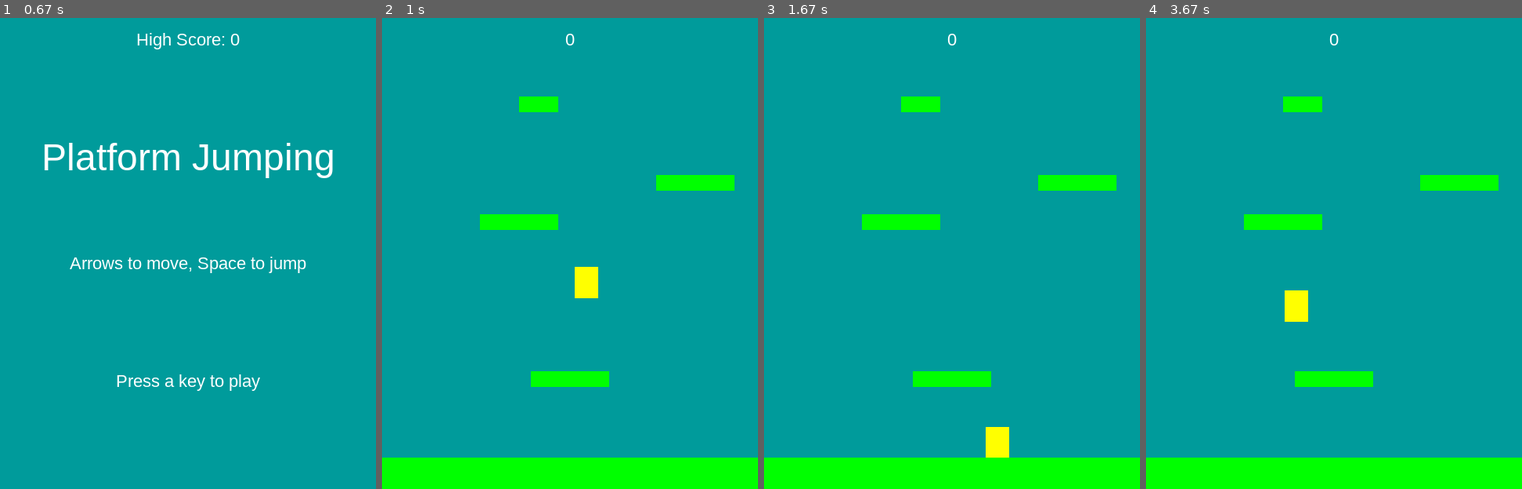
Above: before the commit, frames 1-4 (left to right).
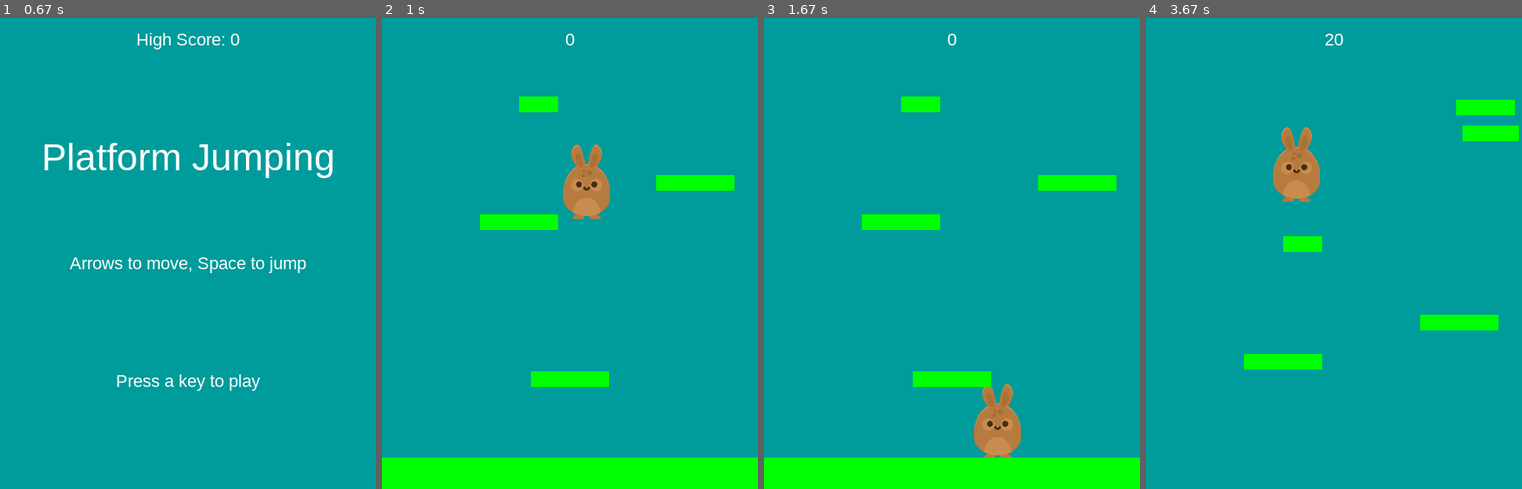
Above: after the commit, the same moments.

Repository: AnneDrottning/Pygame_PlatformJumping
Game: pygame game, started from main.py
Two runs of this game, one before a commit and one after it. Both use one fixed random seed, a clock stepped at 60 frames per second and the inputs below.
Inputs:
- Up to frame 1 (0.67 s): hold Right from 0.33 s (still down)
- Up to frame 2 (1 s): release Right at 0.8 s; hold Right from 0.83 s (still down)
- Up to frame 3 (1.67 s): release Right at 1.3 s; hold Left from 1.33 s (still down)
- Up to frame 4 (3.67 s): release Left at 1.87 s; hold Left 1.9-2.3 s; hold Right 2.33-2.97 s; hold Left 3-3.47 s; tap Space at 3.07, 3.37, 3.57 s; hold Right from 3.5 s (still down)

Frame 1 is identical in both runs. In frame 2, 1.8% of the frame differs, in the area x 48-61%, y 26-60%; in frame 3, 1.4%; in frame 4, 14%, in the area x 0-100%, y 3-100%.

Commit message:
Added a bunny character to the sprite

Diff:
--- a/constants.py
+++ b/constants.py
@@ -2,12 +2,13 @@
 # platform game that we are developing.
 
 # Game-screen:
-WIDTH     = 480
-HEIGHT    = 600
-FPS       =  60
-TITLE     = "Platform Jumping"
-FONT_NAME = 'arial'
-HS_FILE   = "highscore.txt"
+WIDTH       = 480
+HEIGHT      = 600
+FPS         =  60
+TITLE       = "Platform Jumping"
+FONT_NAME   = 'arial'
+HS_FILE     = "highscore.txt"
+SPRITESHEET = "spritesheet_jumper.png"
 
 # Colours:
 WHITE     = (255, 255, 255)
@@ -31,3 +32,11 @@
             (125, HEIGHT - 350, 100, 20),
             (350, 200, 100, 20),
             (175, 100, 50, 20)]
+
+# SPRITES:
+BUNNY_READY = [614, 1063, 120, 191]
+BUNNY_STAND = [690,  406, 120, 201]
+BUNNY_WALK1 = [678,  860, 120, 201]
+BUNNY_WALK2 = [692, 1458, 120, 207]
+BUNNY_JUMP  = [382,  763, 150, 181]
+BUNNY_HURT  = [382,  946, 150, 174]
--- /dev/null
+++ b/img/spritesheet_jumper.xml
@@ -0,0 +1,119 @@
+<TextureAtlas imagePath="sprites.png">
+	<SubTexture name="bronze_1.png" x="707" y="296" width="84" height="84"/>
+	<SubTexture name="bronze_2.png" x="826" y="206" width="66" height="84"/>
+	<SubTexture name="bronze_3.png" x="899" y="116" width="50" height="84"/>
+	<SubTexture name="bronze_4.png" x="670" y="406" width="14" height="84"/>
+	<SubTexture name="bubble.png" x="0" y="1662" width="211" height="215"/>
+	<SubTexture name="bunny1_hurt.png" x="382" y="946" width="150" height="174"/>
+	<SubTexture name="bunny1_jump.png" x="382" y="763" width="150" height="181"/>
+	<SubTexture name="bunny1_ready.png" x="614" y="1063" width="120" height="191"/>
+	<SubTexture name="bunny1_stand.png" x="690" y="406" width="120" height="201"/>
+	<SubTexture name="bunny1_walk1.png" x="678" y="860" width="120" height="201"/>
+	<SubTexture name="bunny1_walk2.png" x="692" y="1458" width="120" height="207"/>
+	<SubTexture name="bunny2_hurt.png" x="411" y="1866" width="150" height="174"/>
+	<SubTexture name="bunny2_jump.png" x="416" y="1660" width="150" height="181"/>
+	<SubTexture name="bunny2_ready.png" x="581" y="1265" width="121" height="191"/>
+	<SubTexture name="bunny2_stand.png" x="584" y="0" width="121" height="201"/>
+	<SubTexture name="bunny2_walk1.png" x="584" y="203" width="121" height="201"/>
+	<SubTexture name="bunny2_walk2.png" x="678" y="651" width="121" height="207"/>
+	<SubTexture name="cactus.png" x="707" y="134" width="117" height="160"/>
+	<SubTexture name="carrot.png" x="820" y="1733" width="78" height="70"/>
+	<SubTexture name="carrot_gold.png" x="814" y="1661" width="78" height="70"/>
+	<SubTexture name="carrots.png" x="812" y="554" width="54" height="49"/>
+	<SubTexture name="cloud.png" x="0" y="1152" width="260" height="134"/>
+	<SubTexture name="coin_bronze.png" x="329" y="1390" width="60" height="61"/>
+	<SubTexture name="coin_gold.png" x="244" y="1981" width="61" height="61"/>
+	<SubTexture name="coin_silver.png" x="307" y="1981" width="61" height="61"/>
+	<SubTexture name="flame.png" x="900" y="1733" width="41" height="80"/>
+	<SubTexture name="flyMan_fly.png" x="566" y="510" width="122" height="139"/>
+	<SubTexture name="flyMan_jump.png" x="568" y="1534" width="122" height="135"/>
+	<SubTexture name="flyMan_stand.png" x="568" y="1671" width="122" height="139"/>
+	<SubTexture name="flyMan_still_fly.png" x="692" y="1667" width="120" height="132"/>
+	<SubTexture name="flyMan_still_jump.png" x="698" y="1801" width="120" height="128"/>
+	<SubTexture name="flyMan_still_stand.png" x="707" y="0" width="120" height="132"/>
+	<SubTexture name="gold_1.png" x="698" y="1931" width="84" height="84"/>
+	<SubTexture name="gold_2.png" x="829" y="0" width="66" height="84"/>
+	<SubTexture name="gold_3.png" x="897" y="1574" width="50" height="84"/>
+	<SubTexture name="gold_4.png" x="645" y="651" width="15" height="84"/>
+	<SubTexture name="grass1.png" x="868" y="1877" width="58" height="57"/>
+	<SubTexture name="grass2.png" x="784" y="1931" width="82" height="70"/>
+	<SubTexture name="grass_brown1.png" x="534" y="1063" width="58" height="57"/>
+	<SubTexture name="grass_brown2.png" x="801" y="752" width="82" height="70"/>
+	<SubTexture name="ground_cake.png" x="0" y="576" width="380" height="94"/>
+	<SubTexture name="ground_cake_broken.png" x="0" y="0" width="380" height="94"/>
+	<SubTexture name="ground_cake_small.png" x="218" y="1456" width="201" height="100"/>
+	<SubTexture name="ground_cake_small_broken.png" x="262" y="1152" width="200" height="100"/>
+	<SubTexture name="ground_grass.png" x="0" y="288" width="380" height="94"/>
+	<SubTexture name="ground_grass_broken.png" x="0" y="384" width="380" height="94"/>
+	<SubTexture name="ground_grass_small.png" x="213" y="1662" width="201" height="100"/>
+	<SubTexture name="ground_grass_small_broken.png" x="382" y="204" width="200" height="100"/>
+	<SubTexture name="ground_sand.png" x="0" y="672" width="380" height="94"/>
+	<SubTexture name="ground_sand_broken.png" x="0" y="1056" width="380" height="94"/>
+	<SubTexture name="ground_sand_small.png" x="208" y="1879" width="201" height="100"/>
+	<SubTexture name="ground_sand_small_broken.png" x="382" y="102" width="200" height="100"/>
+	<SubTexture name="ground_snow.png" x="0" y="768" width="380" height="94"/>
+	<SubTexture name="ground_snow_broken.png" x="0" y="480" width="380" height="94"/>
+	<SubTexture name="ground_snow_small.png" x="213" y="1764" width="201" height="100"/>
+	<SubTexture name="ground_snow_small_broken.png" x="382" y="306" width="200" height="100"/>
+	<SubTexture name="ground_stone.png" x="0" y="96" width="380" height="94"/>
+	<SubTexture name="ground_stone_broken.png" x="0" y="192" width="380" height="94"/>
+	<SubTexture name="ground_stone_small.png" x="382" y="408" width="200" height="100"/>
+	<SubTexture name="ground_stone_small_broken.png" x="232" y="1288" width="200" height="100"/>
+	<SubTexture name="ground_wood.png" x="0" y="960" width="380" height="94"/>
+	<SubTexture name="ground_wood_broken.png" x="0" y="864" width="380" height="94"/>
+	<SubTexture name="ground_wood_small.png" x="218" y="1558" width="200" height="100"/>
+	<SubTexture name="ground_wood_small_broken.png" x="382" y="0" width="200" height="100"/>
+	<SubTexture name="jetpack.png" x="563" y="1843" width="133" height="160"/>
+	<SubTexture name="jetpack_item.png" x="852" y="1089" width="65" height="77"/>
+	<SubTexture name="lifes.png" x="868" y="1936" width="52" height="71"/>
+	<SubTexture name="lighting_blue.png" x="895" y="453" width="55" height="114"/>
+	<SubTexture name="lighting_yellow.png" x="897" y="0" width="55" height="114"/>
+	<SubTexture name="mushroom_brown.png" x="814" y="1574" width="81" height="85"/>
+	<SubTexture name="mushroom_red.png" x="812" y="453" width="81" height="99"/>
+	<SubTexture name="particle_beige.png" x="563" y="2005" width="58" height="41"/>
+	<SubTexture name="particle_blue.png" x="852" y="1168" width="51" height="49"/>
+	<SubTexture name="particle_brown.png" x="820" y="1877" width="44" height="48"/>
+	<SubTexture name="particle_darkBrown.png" x="784" y="2003" width="54" height="43"/>
+	<SubTexture name="particle_darkGrey.png" x="826" y="1364" width="51" height="43"/>
+	<SubTexture name="particle_green.png" x="800" y="1003" width="48" height="46"/>
+	<SubTexture name="particle_grey.png" x="623" y="2005" width="38" height="41"/>
+	<SubTexture name="particle_pink.png" x="829" y="86" width="53" height="46"/>
+	<SubTexture name="portal_orange.png" x="0" y="1288" width="230" height="82"/>
+	<SubTexture name="portal_orangeParticle.png" x="262" y="1254" width="20" height="20"/>
+	<SubTexture name="portal_yellow.png" x="0" y="1372" width="230" height="82"/>
+	<SubTexture name="portal_yellowParticle.png" x="284" y="1254" width="20" height="20"/>
+	<SubTexture name="powerup_bubble.png" x="826" y="134" width="71" height="70"/>
+	<SubTexture name="powerup_bunny.png" x="826" y="1220" width="71" height="70"/>
+	<SubTexture name="powerup_empty.png" x="894" y="1661" width="71" height="70"/>
+	<SubTexture name="powerup_jetpack.png" x="820" y="1805" width="71" height="70"/>
+	<SubTexture name="powerup_wings.png" x="826" y="1292" width="71" height="70"/>
+	<SubTexture name="silver_1.png" x="584" y="406" width="84" height="84"/>
+	<SubTexture name="silver_2.png" x="852" y="1003" width="66" height="84"/>
+	<SubTexture name="silver_3.png" x="899" y="1219" width="50" height="84"/>
+	<SubTexture name="silver_4.png" x="662" y="651" width="14" height="84"/>
+	<SubTexture name="smoke.png" x="879" y="1364" width="51" height="48"/>
+	<SubTexture name="spikeBall1.png" x="534" y="763" width="142" height="148"/>
+	<SubTexture name="spikeBall_2.png" x="464" y="1122" width="148" height="141"/>
+	<SubTexture name="spikeMan_jump.png" x="736" y="1063" width="114" height="155"/>
+	<SubTexture name="spikeMan_stand.png" x="814" y="1417" width="90" height="155"/>
+	<SubTexture name="spikeMan_walk1.png" x="704" y="1256" width="120" height="159"/>
+	<SubTexture name="spikeMan_walk2.png" x="812" y="296" width="90" height="155"/>
+	<SubTexture name="spike_bottom.png" x="894" y="206" width="51" height="87"/>
+	<SubTexture name="spike_top.png" x="885" y="752" width="51" height="87"/>
+	<SubTexture name="spikes_bottom.png" x="147" y="1988" width="95" height="53"/>
+	<SubTexture name="spikes_top.png" x="232" y="1390" width="95" height="53"/>
+	<SubTexture name="spring.png" x="420" y="1558" width="145" height="77"/>
+	<SubTexture name="springMan_hurt.png" x="800" y="860" width="110" height="141"/>
+	<SubTexture name="springMan_stand.png" x="801" y="609" width="110" height="141"/>
+	<SubTexture name="spring_in.png" x="0" y="1988" width="145" height="57"/>
+	<SubTexture name="spring_out.png" x="434" y="1265" width="145" height="110"/>
+	<SubTexture name="sun1.png" x="534" y="913" width="142" height="148"/>
+	<SubTexture name="sun2.png" x="421" y="1390" width="148" height="142"/>
+	<SubTexture name="wingMan1.png" x="382" y="635" width="174" height="126"/>
+	<SubTexture name="wingMan2.png" x="0" y="1879" width="206" height="107"/>
+	<SubTexture name="wingMan3.png" x="0" y="1559" width="216" height="101"/>
+	<SubTexture name="wingMan4.png" x="0" y="1456" width="216" height="101"/>
+	<SubTexture name="wingMan5.png" x="382" y="510" width="182" height="123"/>
+	<SubTexture name="wing_left.png" x="558" y="651" width="85" height="74"/>
+	<SubTexture name="wing_right.png" x="571" y="1458" width="85" height="74"/>
+</TextureAtlas>
--- a/main.py
+++ b/main.py
@@ -30,6 +30,7 @@
         # Want to load the highscore file to see if we have a previous
         # highscore
         self.dir = path.dirname(__file__)
+        img_dir  = path.join(self.dir, 'img')
         with open(path.join(self.dir, HS_FILE), 'w') as f:
             # 'w' will create a file if it does not exist, and allow
             # both reading and writing
@@ -37,6 +38,9 @@
                 self.highscore = int(f.read())
             except:
                 self.highscore = 0
+        # Load the spritesheet
+        self.spritesheet = Spritesheet(path.join(img_dir, SPRITESHEET))
+
 
     def new(self):
         # To start a new game
--- a/sprites.py
+++ b/sprites.py
@@ -9,6 +9,21 @@
 # Shortcuts:
 vec = pg.math.Vector2
 
+class Spritesheet:
+    # A class to let us slice up the spritesheet to get the
+    # graphics we want.
+    # Here we load and parse the spritesheet
+    def __init__(self, filename):
+        self.spritesheet = pg.image.load(filename).convert()
+
+    def get_image(self, x, y, w, h):
+        # To extract the specific chunck of the spreadsheet
+        image = pg.Surface((w, h))
+        image.blit(self.spritesheet, (0, 0), (x, y, w, h))
+        # Need to resize the images:
+        image = pg.transform.scale(image, (w // 2, h // 2))
+        return image
+
 class Player(pg.sprite.Sprite):
     def __init__(self, game):
         # Initialize a pygame sprite:
@@ -16,8 +31,8 @@
         # Want the player to know about the game
         self.game  = game
         # Create a simple sprite:
-        self.image = pg.Surface((30, 40))
-        self.image.fill(YELLOW);
+        self.image = self.game.spritesheet.get_image(*BUNNY_READY)
+        self.image.set_colorkey(BLACK)
         self.rect = self.image.get_rect()
         self.rect.center = (WIDTH/2, HEIGHT/2)
 
Binary file added: img/spritesheet_jumper.png
